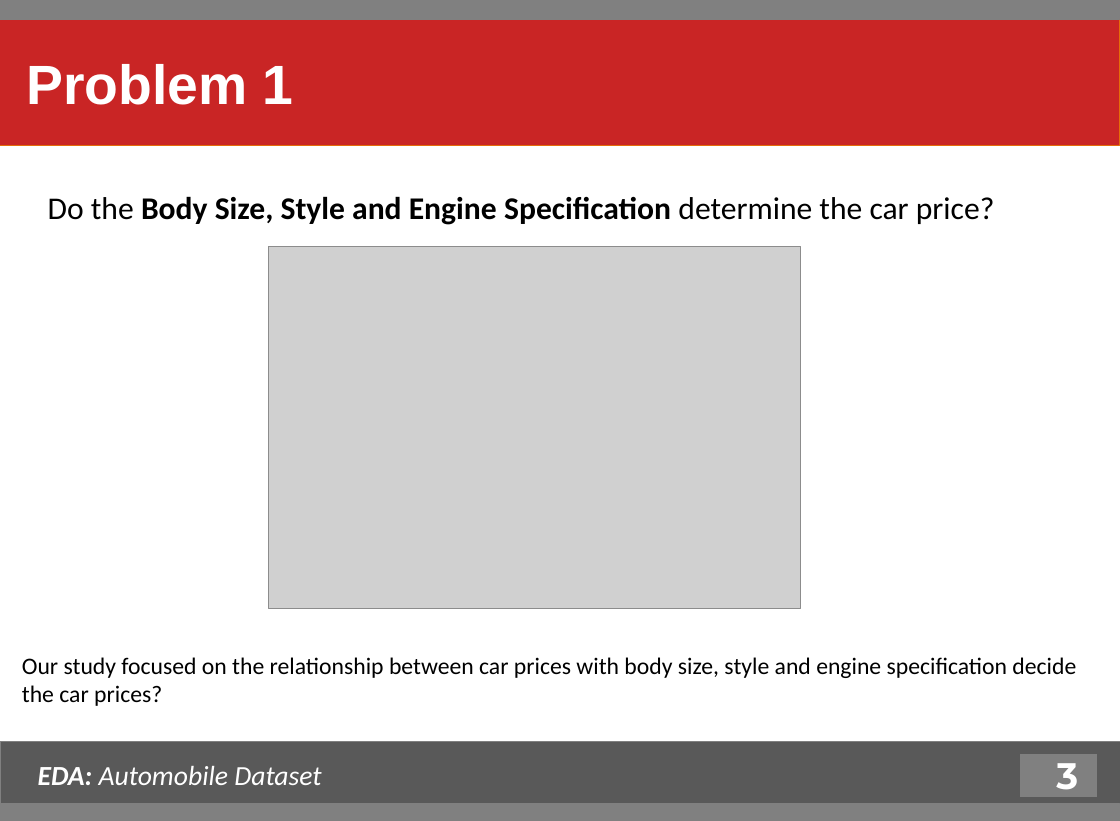
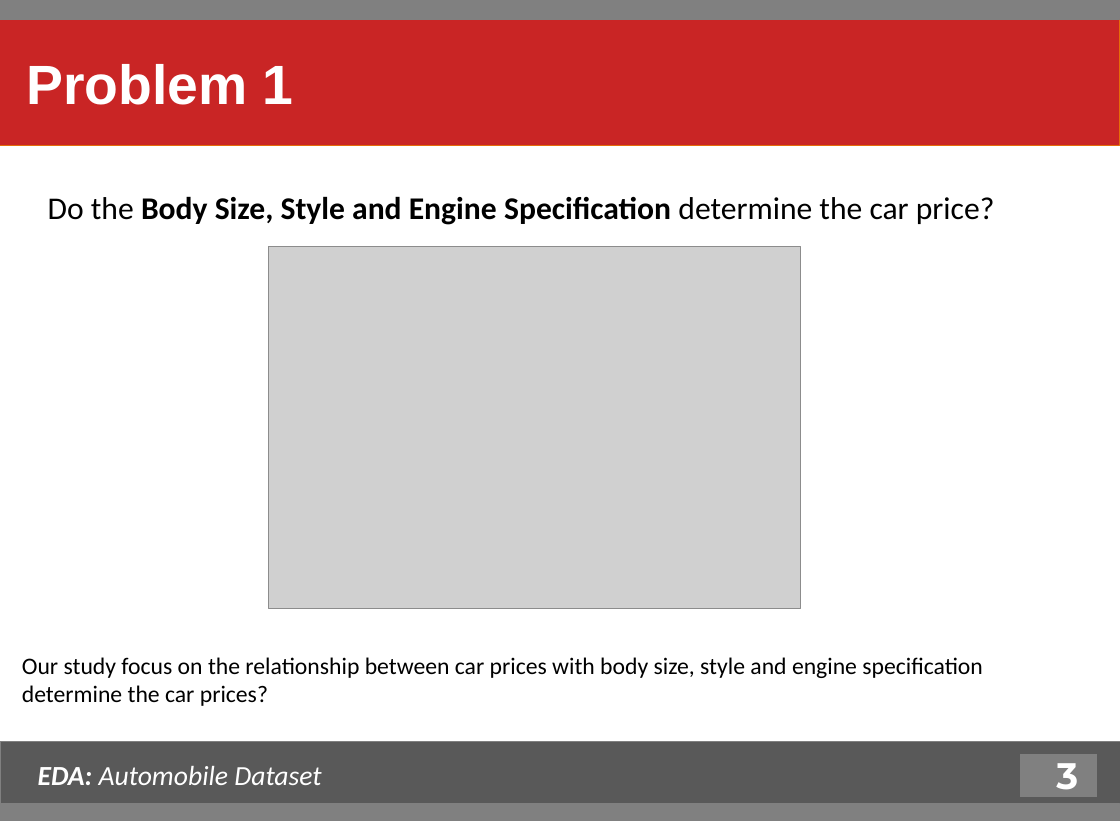
Before and after one commit to purnananda/Automobile_EDA, a slide deck: slide 4 of EDA_Automobile_Dataset.pptx. Drawn at 1120x821 pixels with LibreOffice and Linux fonts; fonts in the diff are those of the drawing; grey boxes stand for pictures. Boxes give left, top, right and bottom in pixels: in the first picture for what was removed or moved away, otherwise in the second. Text is boxed around its words. In the diff, an @@ line names an element or a change of style, - is before the commit and + after.

```diff
--- a/EDA_Automobile_Dataset.pptx
+++ b/EDA_Automobile_Dataset.pptx
@@ text at (22, 657, 983, 706): text changed @@
-Our study focused on the relationship between car prices with body size, style and engine specification decide the car prices?
+Our study focus on the relationship between car prices with body size, style and engine specification determine the car prices?
```
Also in this commit, not shown: 10 other slides changed, 1 slide added, 1 other file.
